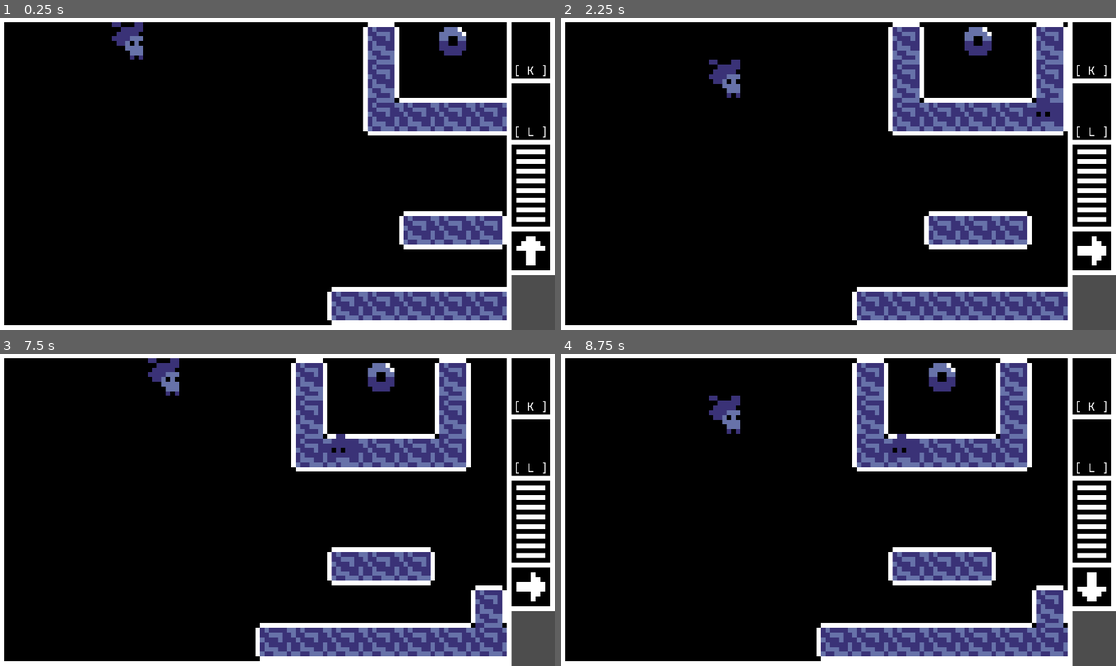
Above: before the commit, frames 1-4 (two rows, left to right).
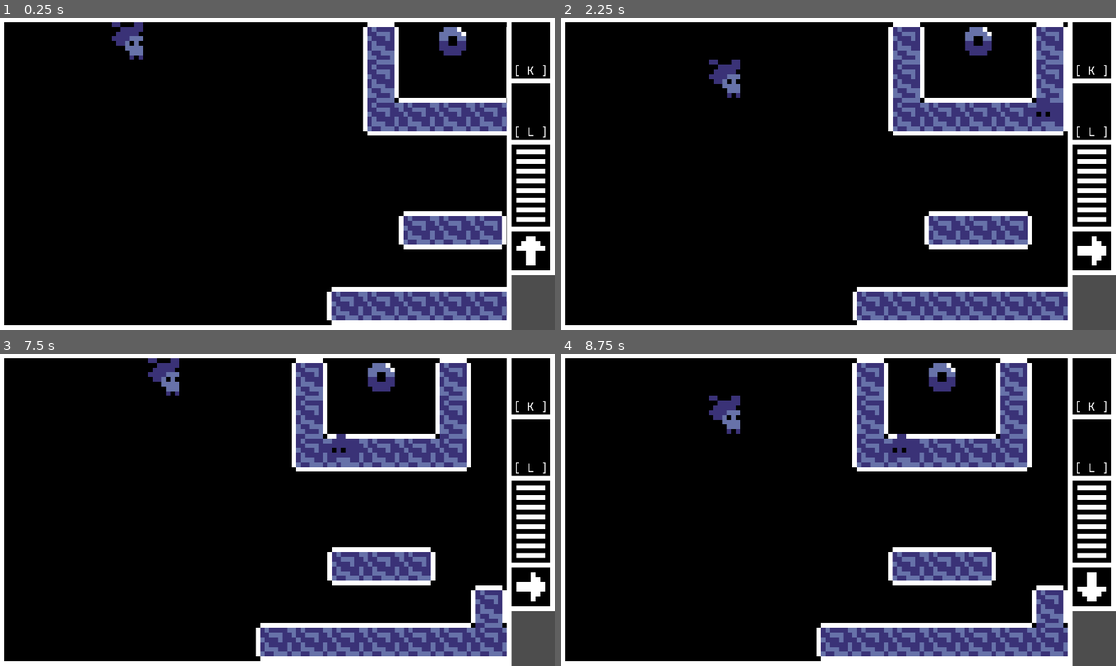
Above: after the commit, the same moments.

Repository: Shuflduf/Daydream-Game
Game: Godot game, scene res://interface.tscn
Same seed, same stepped clock (60 frames per second), same inputs: the game is played once before the commit and once after it.
Inputs:
- Up to frame 1 (0.25 s): no input
- Up to frame 2 (2.25 s): tap Enter at 0.5, 2 s; hold D (right) 0.53-1.28 s; hold K (item_one) 0.53-1.28 s; tap Space at 1.25 s; hold S (down) 1.28-2.03 s; tap L (item_two) at 1.35 s; hold D (right) from 2.03 s (still down); hold K (item_one) from 2.03 s (still down)
- Up to frame 3 (7.5 s): tap Space at 2.75, 4.25 s; release D (right) at 2.78 s; release K (item_one) at 2.78 s; hold W (up) 2.78-3.53 s; tap L (item_two) every 1.5 s from 2.85 to 7.35 s; tap Enter at 3.5 s; hold K (item_one) 3.53-4.28 s; hold A (left) 3.53-5.03 s; hold S (down) 5.03-5.78 s; hold K (item_one) 5.03-5.78 s; hold D (right) 5.78-6.53 s; hold W (up) 6.53-7.28 s; hold K (item_one) 6.53-7.28 s; hold D (right) from 7.28 s (still down)
- Up to frame 4 (8.75 s): release D (right) at 8.03 s; hold S (down) from 8.03 s (still down); hold K (item_one) from 8.03 s (still down)

The runs differ from the first frame. In frame 1, 0.4% of the frame differs, in the area x 20-92%, y 1-97%; in frame 2, 0.6%; in frame 3, 0.7%, in the area x 27-90%, y 1-99%; in frame 4, nothing differs.

Commit message:
smooth as fuck movement

Diff:
--- a/entity.gd
+++ b/entity.gd
@@ -8,4 +8,12 @@
 
 
 func _update_position():
-	position = Vector2(tile_pos * 8)
+	var tween = get_tree().create_tween().set_ease(Tween.EASE_OUT).set_trans(Tween.TRANS_CIRC)
+	tween.tween_property(self, ^"position", Vector2(tile_pos * 8), 0.1)
+	#position = Vector2(tile_pos * 8)
+
+func bump(dir: Vector2i):
+	var tween = get_tree().create_tween().set_ease(Tween.EASE_OUT).set_trans(Tween.TRANS_CIRC)
+	tween.tween_property(self, ^"position", position + Vector2(dir), 0.05)
+	tween.tween_property(self, ^"position", position, 0.05)
+	tween.tween_callback(_update_position)
--- a/ghost_enemy.gd
+++ b/ghost_enemy.gd
@@ -27,7 +27,8 @@
 		#
 	#else:
 		#can_move = true
-
+func fake_move():
+	bump(-player.last_move)
 
 func _on_health_die() -> void:
 	queue_free()
--- a/player.gd
+++ b/player.gd
@@ -38,6 +38,8 @@
 func actually_move():
 	tile_pos += last_move
 
+func fake_move():
+	bump(last_move)
 
 func accept_item(id: StringName) -> bool:
 	if item_one.is_empty():
--- a/world.gd
+++ b/world.gd
@@ -40,13 +40,17 @@
 		#player.cancel_move()
 		#$Walls.tiles.erase(new_tile_pos)
 		#player.health.shift(-1)
+		player.fake_move()
 		$Walls.tiles = $Walls.tiles.filter(func(t): return t != new_tile_pos)
 		$Walls.place_tiles()
 	elif new_tile_pos in $Interactable.tiles:
 		#player.cancel_move()
+		player.fake_move()
 		$Interactable.interact(new_tile_pos)
 	elif new_tile_pos in enemies:
 		enemies[new_tile_pos].health.shift(-1)
+		enemies[new_tile_pos].fake_move()
+		player.fake_move()
 		player.health.shift(-1)
 	else:
 		player.actually_move()
--- a/world.tscn
+++ b/world.tscn
@@ -14,6 +14,8 @@
 anchor_mode = 0
 zoom = Vector2(10.25, 10.25)
 limit_enabled = false
+position_smoothing_enabled = true
+position_smoothing_speed = 20.0
 script = ExtResource("2_aqk2v")
 
 [node name="Player" parent="." instance=ExtResource("1_f3sb7")]
